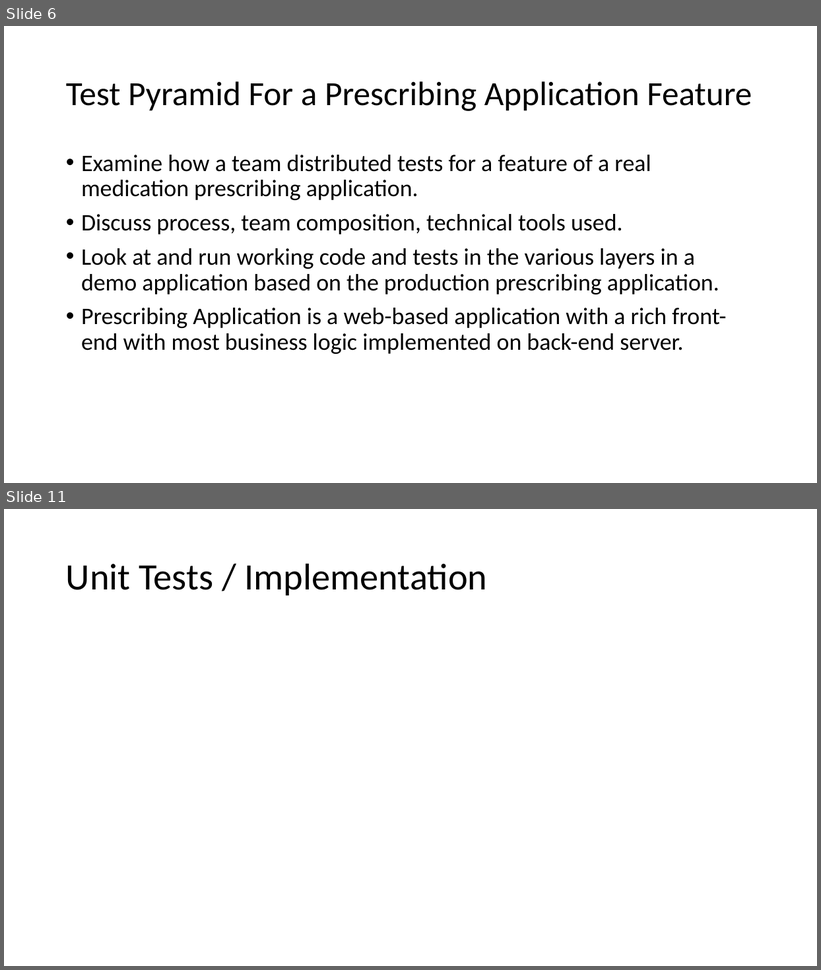
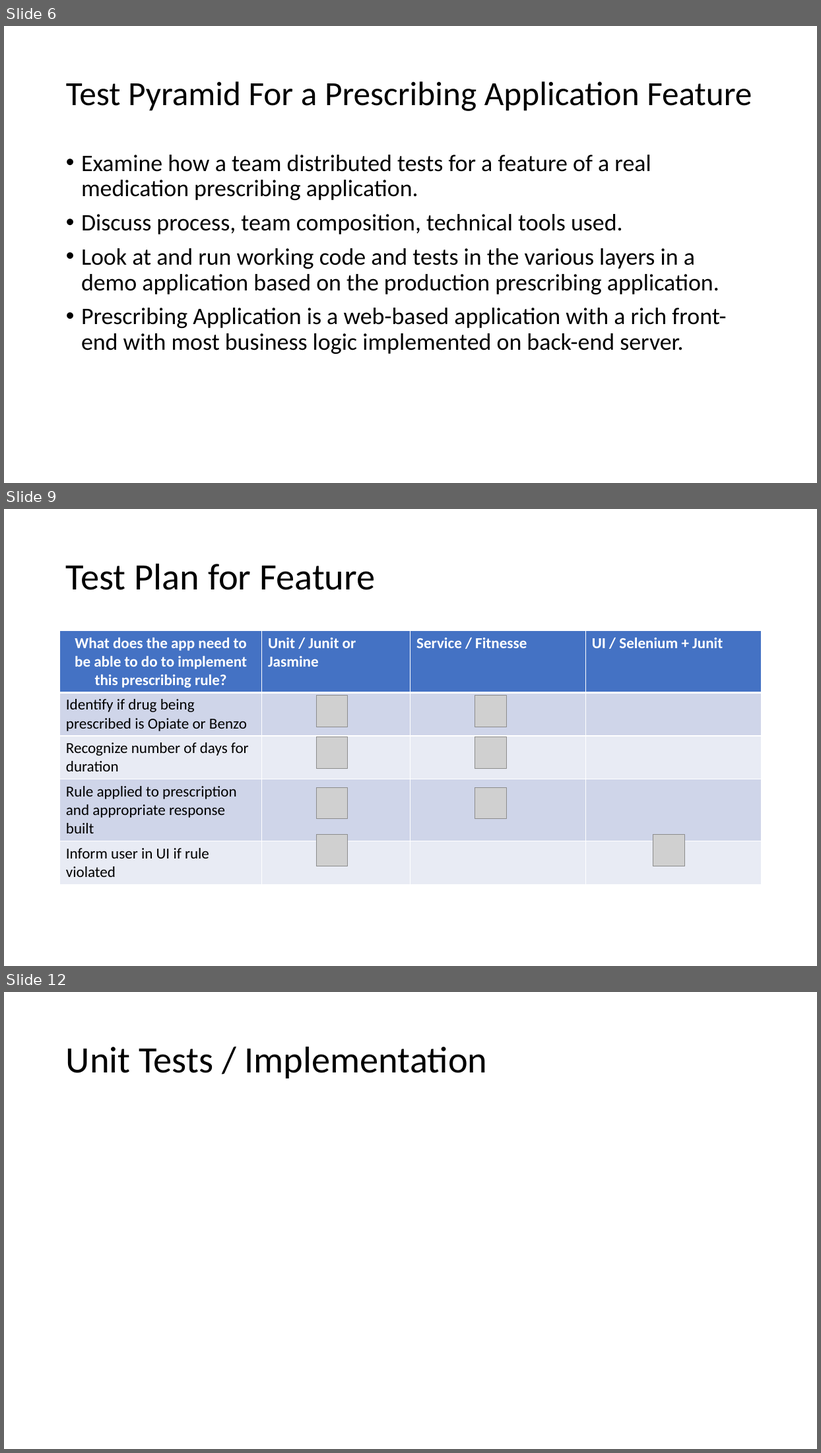
Before and after one commit to weaverj/testpyramidexample, a slide deck: Test Pyramid Presentation.pptx. Shown one above the other, each under a label of ours: slides 6 and 11 before the commit, slides 6, 9 and 12 after it; the slides between them are not shown. The pictures are 821x970 and 821x1453 pixels, drawn with LibreOffice and Linux fonts; fonts in the diff are those of the drawing; grey boxes stand for pictures; background and template pictures are left out. Boxes give left, top, right and bottom in pixels: in the first picture for what was removed or moved away, otherwise in the second. Text is boxed around its words. In the diff, an @@ line names an element or a change of style, - is before the commit and + after.

```diff
--- a/Test Pyramid Presentation.pptx
+++ b/Test Pyramid Presentation.pptx
@@ slide 9 added at [4,509,817,966], background #FFFFFF @@
@@ title added at [66,563,375,590], 44 pt, text #000000 @@
+Test Plan for Feature
@@ table added at [60,631,762,881], 5 rows, 4 columns @@
+What does the app need to be able to do to implement this prescribing rule? | Unit / Junit or Jasmine | Service / Fitnesse | UI / Selenium + Junit
+Identify if drug being prescribed is Opiate or Benzo |  |  | 
+Recognize number of days for duration |  |  | 
+Rule applied to prescription and appropriate response built |  |  | 
+Inform user in UI if rule violated |  |  | 
@@ picture added at [316,696,348,727] @@
@@ picture added at [475,696,507,727] @@
@@ picture added at [316,737,348,769] @@
@@ picture added at [475,737,507,769] @@
@@ picture added at [316,788,348,819] @@
@@ picture added at [475,788,507,819] @@
@@ picture added at [316,835,348,867] @@
@@ picture added at [653,835,684,867] @@
@@ what was slide 11 is now slide 12 @@
```
Also in this commit, not shown: 3 slides changed, 3 other slides added, 3 slides removed.
